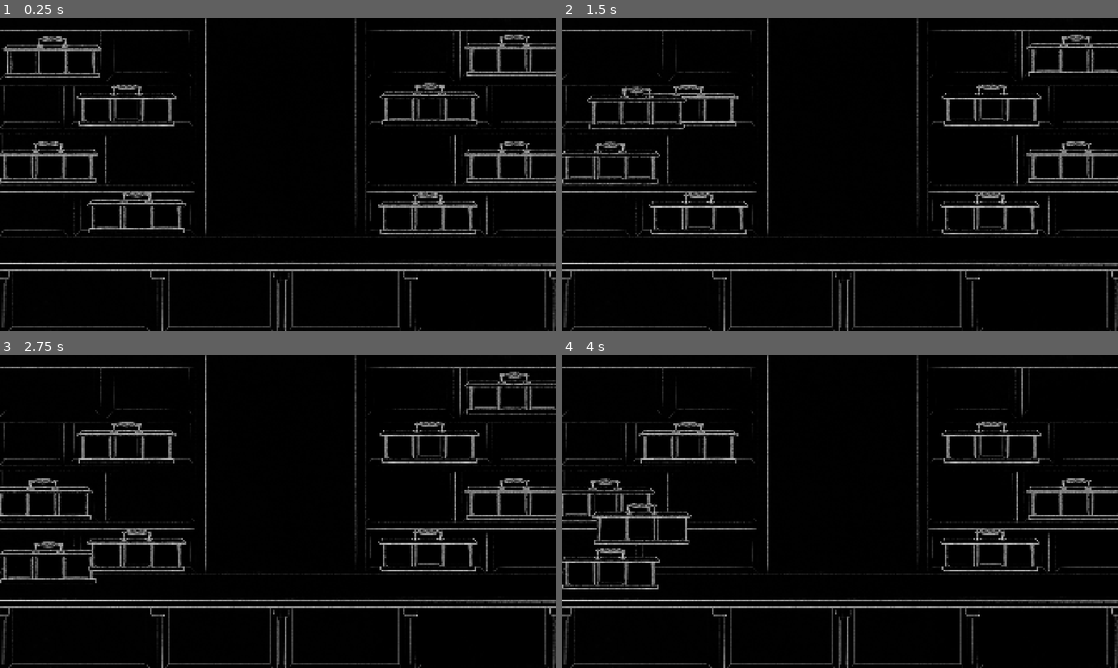
Above: before the commit, frames 1-4 (two rows, left to right).
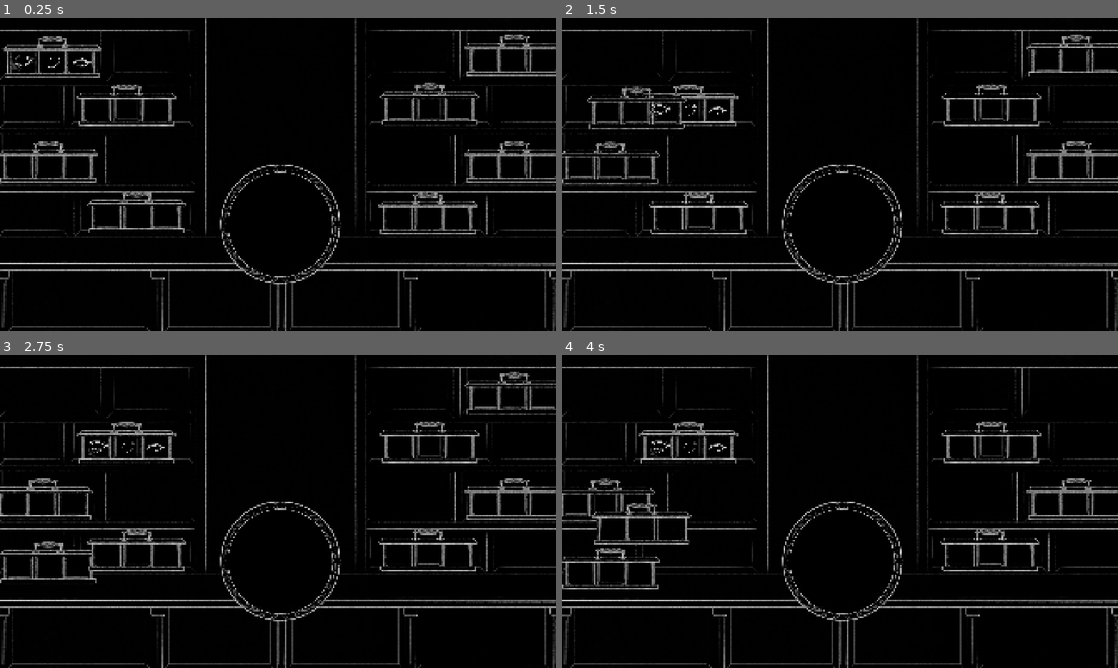
Above: after the commit, the same moments.

Repository: MarkusSecundus/Gamestudies-Experiment
Game: Godot game, scene res://scenes/MainScene.tscn
Two runs of this game, one before a commit and one after it. Both use one fixed random seed, a clock stepped at 60 frames per second and the inputs below. Sound files missing from this copy of the repository are replaced by a short silence.
Inputs (mouse positions are in pixels of both pictures, inside the frame that each line leads up to):
- Up to frame 1 (0.25 s): no input
- Up to frame 2 (1.5 s): drag from (612, 39) to (689, 86) at 0.52 s; drag from (662, 68) to (612, 143) at 1.27 s
- Up to frame 3 (2.75 s): move the mouse to (50, 508) at 2.02 s; click (50, 508) at 2.17 s
- Up to frame 4 (4 s): drag from (701, 530) to (606, 480) at 2.77 s; drag from (1073, 373) to (612, 549) at 3.52 s

The runs differ from the first frame. In frame 1, 1.1% of the frame differs, in the area x 2-62%, y 11-86%; in frame 2, 1.0%; in frame 3, 1.0%; in frame 4, 1.1%.

Commit message:
eye dragging WIP

Diff:
--- a/prefabs/eye_holder.tscn
+++ b/prefabs/eye_holder.tscn
@@ -13,14 +13,16 @@
 modulate = Color(0.760999, 0.76099914, 0.76099914, 1)
 script = ExtResource("1_xfwt3")
 
-[node name="EyeHolderMain" type="Sprite2D" parent="."]
+[node name="Visual" type="Node2D" parent="."]
+
+[node name="EyeHolderMain" type="Sprite2D" parent="Visual"]
 position = Vector2(2.0000153, 17.940014)
 scale = Vector2(0.56, 0.50832367)
 texture = ExtResource("1_vac4u")
 region_enabled = true
 region_rect = Rect2(1631.9048, 993.0667, 622.021, 346.86688)
 
-[node name="EyeHolderHandle" type="Sprite2D" parent="."]
+[node name="EyeHolderHandle" type="Sprite2D" parent="Visual"]
 position = Vector2(2.0000153, 18)
 scale = Vector2(0.56, 0.5574567)
 texture = ExtResource("2_xfwt3")
@@ -31,13 +33,13 @@
 script = ExtResource("4_xb2x5")
 
 [node name="Anchor1" type="Node2D" parent="ContentAnchors"]
-position = Vector2(-99, 74)
+position = Vector2(-99, 46)
 
 [node name="Anchor2" type="Node2D" parent="ContentAnchors"]
-position = Vector2(2, 74)
+position = Vector2(2, 46)
 
 [node name="Anchor3" type="Node2D" parent="ContentAnchors"]
-position = Vector2(101, 74)
+position = Vector2(101, 46)
 
 [node name="SelfAnchor" type="Node2D" parent="."]
 position = Vector2(-141, 100)
--- a/scenes/MainScene.tscn
+++ b/scenes/MainScene.tscn
@@ -10,6 +10,7 @@
 [ext_resource type="Texture2D" uid="uid://ci0je63rsgf6k" path="res://art/eyes/eyes_elegant.png" id="4_o3jky"]
 [ext_resource type="Texture2D" uid="uid://dirlrh8gxhvwm" path="res://art/pupils/pupil_normal.png" id="5_kp0ql"]
 [ext_resource type="Texture2D" uid="uid://seqgy7i5i0t" path="res://art/irises/iris_blank.png" id="5_u55b3"]
+[ext_resource type="Script" uid="uid://bhcb2bch8u75h" path="res://scripts/EyePart.gd" id="6_doyhq"]
 [ext_resource type="Texture2D" uid="uid://s8ngnmoa0pq0" path="res://art/eyes/eye2.png" id="8_0ehpd"]
 [ext_resource type="Texture2D" uid="uid://cpbu7jpfm6s5g" path="res://art/eyebrows/eyebrow2.png" id="8_o3jky"]
 [ext_resource type="Texture2D" uid="uid://d1ycnltaajkgj" path="res://art/eyes/eye3.png" id="9_8wjpf"]
@@ -41,6 +42,10 @@
 [ext_resource type="Resource" uid="uid://b26svdsm54pcb" path="res://questions.tres" id="36_u55b3"]
 [ext_resource type="Texture2D" uid="uid://nny5p5oxacxb" path="res://art/shop/eye_piedestal.png" id="38_oiest"]
 [ext_resource type="PackedScene" uid="uid://dieqi7fura551" path="res://prefabs/eye_holder.tscn" id="39_f4jp2"]
+[ext_resource type="Script" uid="uid://bf7lv13p2npde" path="res://scripts/EyePiedestal.gd" id="43_2so2y"]
+
+[sub_resource type="CircleShape2D" id="CircleShape2D_doyhq"]
+radius = 476.9634
 
 [sub_resource type="CircleShape2D" id="CircleShape2D_1wiy7"]
 radius = 266.0075
@@ -222,6 +227,63 @@
 
 [node name="Shapes1" parent="EyeHolders" instance=ExtResource("39_f4jp2")]
 position = Vector2(179, 98)
+
+[node name="Eye2" type="Sprite2D" parent="EyeHolders/Shapes1"]
+z_index = 500
+z_as_relative = false
+position = Vector2(-96.999985, 52.999985)
+scale = Vector2(0.08179416, 0.081794165)
+texture = ExtResource("8_0ehpd")
+region_enabled = true
+region_rect = Rect2(178.67114, 494.84625, 961.61475, 758.24457)
+script = ExtResource("6_doyhq")
+
+[node name="Holder" type="Area2D" parent="EyeHolders/Shapes1/Eye2"]
+
+[node name="CollisionShape2D" type="CollisionShape2D" parent="EyeHolders/Shapes1/Eye2/Holder"]
+position = Vector2(-12.226, -24.451437)
+shape = SubResource("CircleShape2D_doyhq")
+
+[node name="SelfAnchor" type="Node2D" parent="EyeHolders/Shapes1/Eye2"]
+position = Vector2(-36.67762, -24.451439)
+
+[node name="Eye3" type="Sprite2D" parent="EyeHolders/Shapes1"]
+z_index = 500
+z_as_relative = false
+position = Vector2(2.0000305, 52.999985)
+scale = Vector2(0.08179416, 0.081794165)
+texture = ExtResource("9_8wjpf")
+region_enabled = true
+region_rect = Rect2(270.92017, 494.84625, 780.84143, 696.26166)
+script = ExtResource("6_doyhq")
+
+[node name="Holder" type="Area2D" parent="EyeHolders/Shapes1/Eye3"]
+
+[node name="CollisionShape2D" type="CollisionShape2D" parent="EyeHolders/Shapes1/Eye3/Holder"]
+position = Vector2(-12.226, -24.451437)
+shape = SubResource("CircleShape2D_doyhq")
+
+[node name="SelfAnchor" type="Node2D" parent="EyeHolders/Shapes1/Eye3"]
+position = Vector2(-36.67762, -24.451439)
+
+[node name="Eye4" type="Sprite2D" parent="EyeHolders/Shapes1"]
+z_index = 500
+z_as_relative = false
+position = Vector2(104.000046, 52.999985)
+scale = Vector2(0.0666666, 0.06666661)
+texture = ExtResource("4_o3jky")
+region_enabled = true
+region_rect = Rect2(155.4259, 494.84625, 1024.3835, 630.98236)
+script = ExtResource("6_doyhq")
+
+[node name="Holder" type="Area2D" parent="EyeHolders/Shapes1/Eye4"]
+
+[node name="CollisionShape2D" type="CollisionShape2D" parent="EyeHolders/Shapes1/Eye4/Holder"]
+position = Vector2(-12.226, -24.451437)
+shape = SubResource("CircleShape2D_doyhq")
+
+[node name="SelfAnchor" type="Node2D" parent="EyeHolders/Shapes1/Eye4"]
+position = Vector2(-36.67762, -24.451439)
 
 [node name="Shapes2" parent="EyeHolders" instance=ExtResource("39_f4jp2")]
 position = Vector2(436, 267)
@@ -761,12 +823,15 @@
 questions = ExtResource("36_u55b3")
 
 [node name="EyePiedestal" type="Sprite2D" parent="."]
-visible = false
 position = Vector2(966, 709)
 scale = Vector2(0.40101224, 0.40101218)
 texture = ExtResource("38_oiest")
 region_enabled = true
 region_rect = Rect2(1376.6321, 969.89624, 1085.3711, 1069.0906)
+script = ExtResource("43_2so2y")
+active_distance = 600.0
+
+[node name="Anchor" type="Node2D" parent="EyePiedestal"]
 
 [connection signal="input_event" from="BigEyeShowcase/BigEye/Area2D" to="BigEyeShowcase/BigEye" method="_on_area_2d_input_event"]
 [connection signal="mouse_entered" from="BigEyeShowcase/BigEye/Area2D" to="BigEyeShowcase/BigEye" method="_on_area_2d_mouse_entered"]
--- /dev/null
+++ b/scripts/AbstractGrabbable.gd
@@ -0,0 +1,55 @@
+class_name AbstractGrabbable
+extends Node2D
+
+@onready var _anchor_left : Node2D = $SelfAnchor
+@onready var _anchor_right : Node2D = $SelfAnchor/Right
+
+func get_only_anchor()->Vector2: return get_left_anchor()
+func get_left_anchor()->Vector2: return _anchor_left.global_position
+func get_right_anchor()->Vector2: return _anchor_right.global_position
+
+func get_length()->float: return get_left_anchor().distance_to(get_right_anchor())
+
+var _is_being_grabbed :bool = false
+
+func on_drag_start()->void: pass
+func on_drag_end()->void: pass
+func get_position_difference()->Vector2: return Vector2.ZERO
+
+func _process(delta: float) -> void:
+	const INTERPOLATION_FACTOR = 2
+
+	if Input.is_mouse_button_pressed(MOUSE_BUTTON_LEFT):
+		if _is_being_grabbed:
+			self.global_position = get_viewport().get_mouse_position() + move_offset
+	else:
+		var was_being_grabbed = _is_being_grabbed
+		_is_being_grabbed = false
+		if was_being_grabbed:
+			on_drag_end()
+		var position_difference = get_position_difference()
+		self.global_position += (position_difference * INTERPOLATION_FACTOR * delta)
+
+
+
+func _ready() -> void:
+	var holder := $Holder as Area2D
+	holder.mouse_entered.connect(_on_area_2d_mouse_entered)
+	holder.mouse_exited.connect(_on_area_2d_mouse_exited)
+	holder.input_event.connect(_on_area_2d_input_event)
+
+var move_offset : Vector2 = Vector2.ZERO
+func _on_area_2d_input_event(viewport: Node, event: InputEvent, shape_idx: int) -> void:
+	var btn := event as InputEventMouseButton
+	if btn:
+		_is_being_grabbed = true
+		on_drag_start()
+		move_offset = self.global_position - btn.global_position
+
+func _on_area_2d_mouse_entered() -> void:
+	Input.set_custom_mouse_cursor(preload	("res://art/cursor/cursor-placeholder-hand.png"))
+
+
+func _on_area_2d_mouse_exited() -> void:
+	if not _is_being_grabbed:
+		Input.set_custom_mouse_cursor(preload	("res://art/cursor/cursor-placeholder.png"))
--- a/scripts/EyeHolder.gd
+++ b/scripts/EyeHolder.gd
@@ -3,3 +3,13 @@
 
 
 @onready var _content_anchors : Array[Node2D] = NodeUtils.get_children_of_type($ContentAnchors, Node2D, ArrayOf.node2D())
+
+func try_add_eye_part(eye_part: EyePart)->bool:
+	var eye_anchor := eye_part.get_only_anchor()
+	var closest_anchor : Node2D = DatastructUtils.find_min(_content_anchors, func(a: Node2D): return INF if (a.get_child_count() > 0) else a.global_position.distance_squared_to(eye_anchor) ) as Node2D
+
+	if not closest_anchor: return false
+
+	eye_part.set_anchor(closest_anchor)
+	eye_part.reparent(closest_anchor)
+	return true
--- /dev/null
+++ b/scripts/EyePart.gd
@@ -0,0 +1,39 @@
+class_name EyePart
+extends AbstractGrabbable
+
+
+var _holder_anchor : Node2D
+
+var _original_scale : Vector2
+
+func _ready() -> void:
+	super._ready()
+	self._original_scale = self.scale
+	await get_tree().process_frame
+	var holder := get_parent() as EyeHolder
+	if holder: holder.try_add_eye_part(self)
+
+
+func _process(delta: float) -> void:
+	super._process(delta)
+
+	var target_anchor := EyePiedestal.INSTANCE.get_anchor(self)
+	var distance_to_anchor := self.get_only_anchor().distance_to(target_anchor)
+	var t = clampf(distance_to_anchor, 0, EyePiedestal.INSTANCE.active_distance) / EyePiedestal.INSTANCE.active_distance
+	var scale_multiplier := lerpf(EyePiedestal.INSTANCE.max_scale, 1.0, t)
+	var new_scale := _original_scale * scale_multiplier
+	if new_scale.x > self.scale.x:
+		if get_position_difference().length() < 40.0: return
+	self.scale = new_scale
+
+
+func set_anchor(new_anchor : Node2D)->void:
+	_holder_anchor = new_anchor
+
+
+func on_drag_start()->void: pass
+func on_drag_end()->void: pass
+func get_position_difference()->Vector2:
+	if _holder_anchor: return _holder_anchor.global_position - self.get_only_anchor()
+	print("No holder anchor: {0}".format([self.name]))
+	return Vector2.ZERO
--- /dev/null
+++ b/scripts/EyePiedestal.gd
@@ -0,0 +1,17 @@
+class_name EyePiedestal
+extends Node2D
+
+
+static var INSTANCE : EyePiedestal
+
+@export var active_distance : float = 200.0
+@export var max_scale : float = 5.0
+
+@onready var _anchor : Node2D = $Anchor
+
+func get_anchor(eye_part: EyePart )->Vector2:
+	return _anchor.global_position
+
+func _ready() -> void:
+	if INSTANCE: ErrorUtils.report_error("EyePiedestal already has active instance {0} while new instance {1} is being created!".format([INSTANCE, self]))
+	INSTANCE = self
--- a/scripts/Grabbable.gd
+++ b/scripts/Grabbable.gd
@@ -1,58 +1,28 @@
 class_name Grabbable
-extends Node2D
+extends AbstractGrabbable
 
-@onready var _anchor_left : Node2D = $SelfAnchor
-@onready var _anchor_right : Node2D = $SelfAnchor/Right
 
 func get_left_anchor()->Vector2: return _anchor_left.global_position
 func get_right_anchor()->Vector2: return _anchor_right.global_position
 
 func get_length()->float: return get_left_anchor().distance_to(get_right_anchor())
 
-var _is_being_grabbed :bool = false
 var _placement : PlacementLocation.Segment = null
+
+func on_drag_start()->void:
+	if _placement:
+		_placement =  _placement.do_leave()
+func on_drag_end()->void:
+	PlacementLocations.INSTANCE.do_place(self)
+func get_position_difference()->Vector2:
+	if not _placement: return Vector2.ZERO
+	return _placement.left - get_left_anchor()
 
 func place(location: PlacementLocation.Segment)->void:
 	self._placement = location
 
-func _process(delta: float) -> void:
-	const INTERPOLATION_FACTOR = 2
-
-	if Input.is_mouse_button_pressed(MOUSE_BUTTON_LEFT):
-		if _is_being_grabbed:
-			self.global_position = get_viewport().get_mouse_position() + move_offset
-	else:
-		var was_being_grabbed = _is_being_grabbed
-		_is_being_grabbed = false
-		if was_being_grabbed:
-			PlacementLocations.INSTANCE.do_place(self)
-		if _placement:
-			var position_difference = _placement.left - get_left_anchor()
-			self.global_position += (position_difference * INTERPOLATION_FACTOR * delta)
-
-
 
 func _ready() -> void:
-	var holder := $Holder as Area2D
-	holder.mouse_entered.connect(_on_area_2d_mouse_entered)
-	holder.mouse_exited.connect(_on_area_2d_mouse_exited)
-	holder.input_event.connect(_on_area_2d_input_event)
+	super._ready()
 	await get_tree().process_frame
 	PlacementLocations.INSTANCE.do_place(self)
-
-var move_offset : Vector2 = Vector2.ZERO
-func _on_area_2d_input_event(viewport: Node, event: InputEvent, shape_idx: int) -> void:
-	var btn := event as InputEventMouseButton
-	if btn:
-		_is_being_grabbed = true
-		if _placement:
-			_placement =  _placement.do_leave()
-		move_offset = self.global_position - btn.global_position
-
-func _on_area_2d_mouse_entered() -> void:
-	Input.set_custom_mouse_cursor(preload	("res://art/cursor/cursor-placeholder-hand.png"))
-
-
-func _on_area_2d_mouse_exited() -> void:
-	if not _is_being_grabbed:
-		Input.set_custom_mouse_cursor(preload	("res://art/cursor/cursor-placeholder.png"))
Not shown: 1 places in scenes/MainScene.tscn that only renumber resources
Not shown, added: scripts/AbstractGrabbable.gd.uid
Not shown, added: scripts/EyePart.gd.uid
Not shown, added: scripts/EyePiedestal.gd.uid
